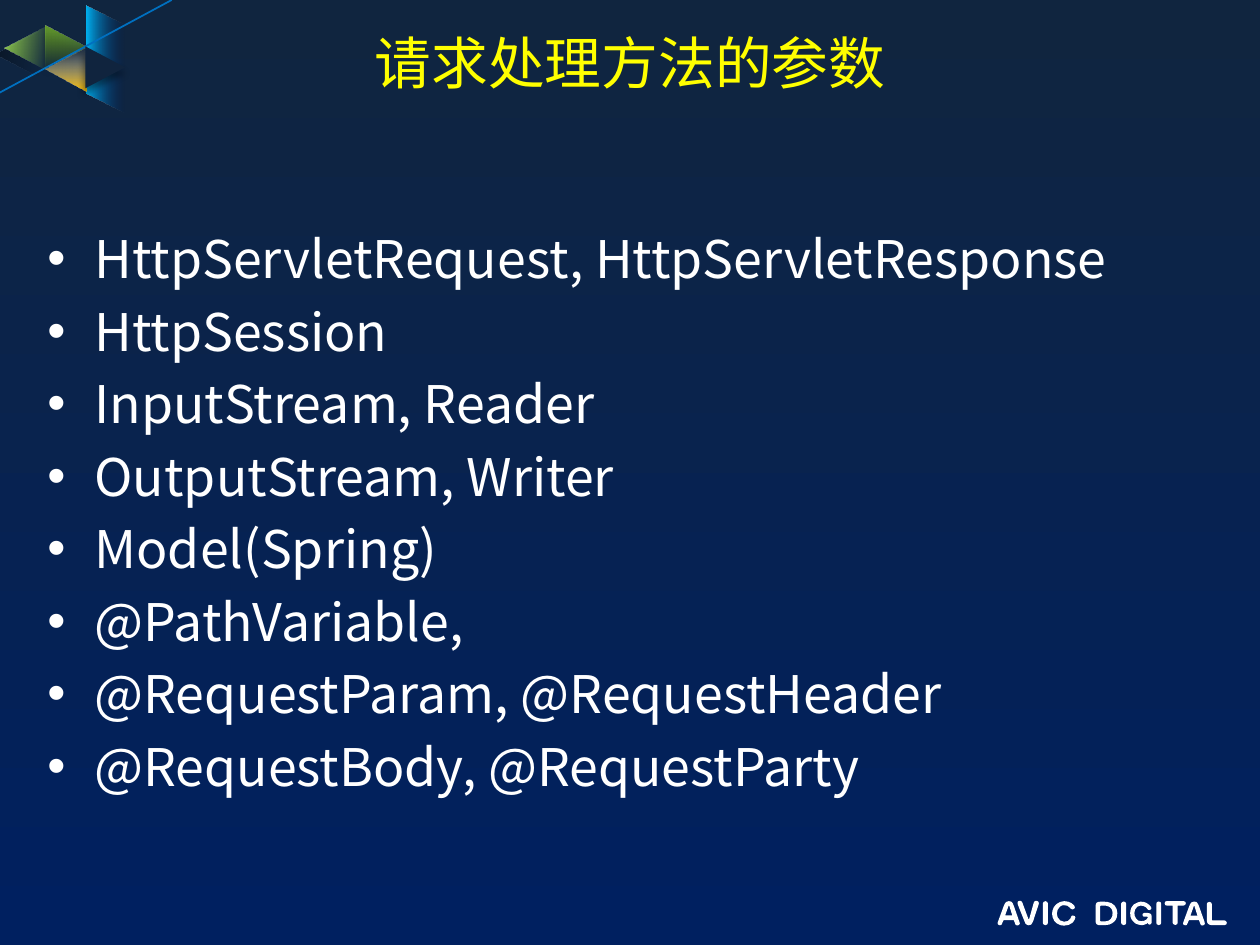
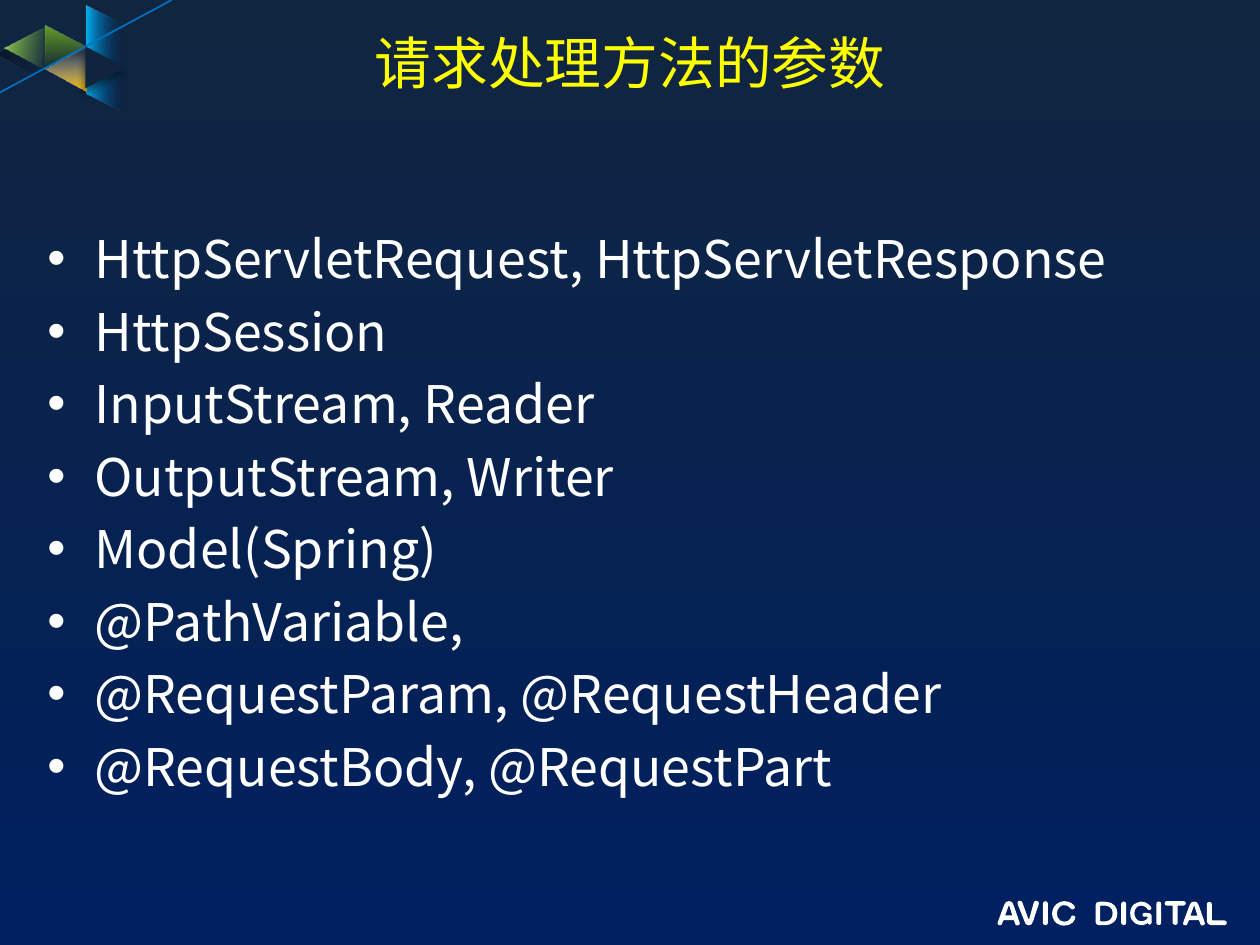
Before and after one commit to guofengzh/java-way, a slide deck: slide 9 of spring/docs/08-spring-mvc.pptx. Drawn at 1260x945 pixels with LibreOffice and Linux fonts; fonts in the diff are those of the drawing; background and template pictures are left out. Boxes give left, top, right and bottom in pixels: in the first picture for what was removed or moved away, otherwise in the second. Text is boxed around its words. In the diff, an @@ line names an element or a change of style, - is before the commit and + after.

```diff
--- a/spring/docs/08-spring-mvc.pptx
+++ b/spring/docs/08-spring-mvc.pptx
@@ text at (x1=95, y1=744, x2=832, y2=798): text changed @@
-• @RequestBody, @RequestParty
+• @RequestBody, @RequestPart
```
Also in this commit, not shown: 3 other slides changed, 21 other files.
